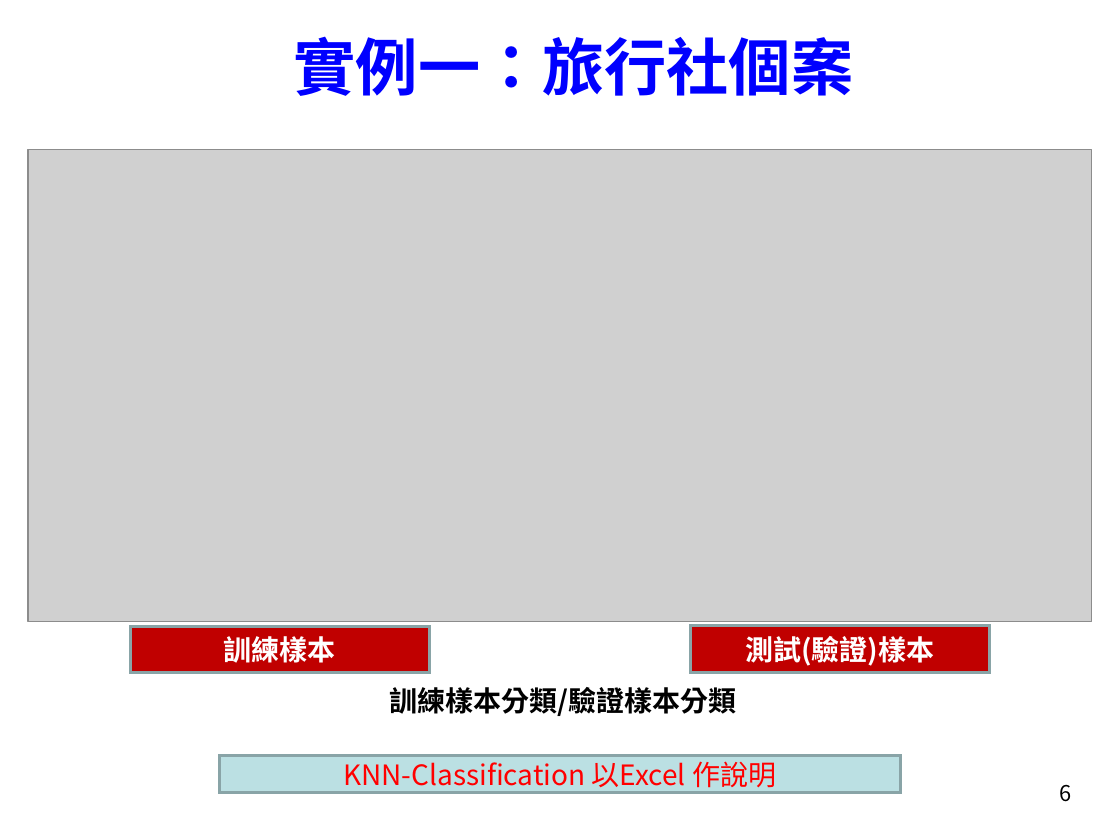
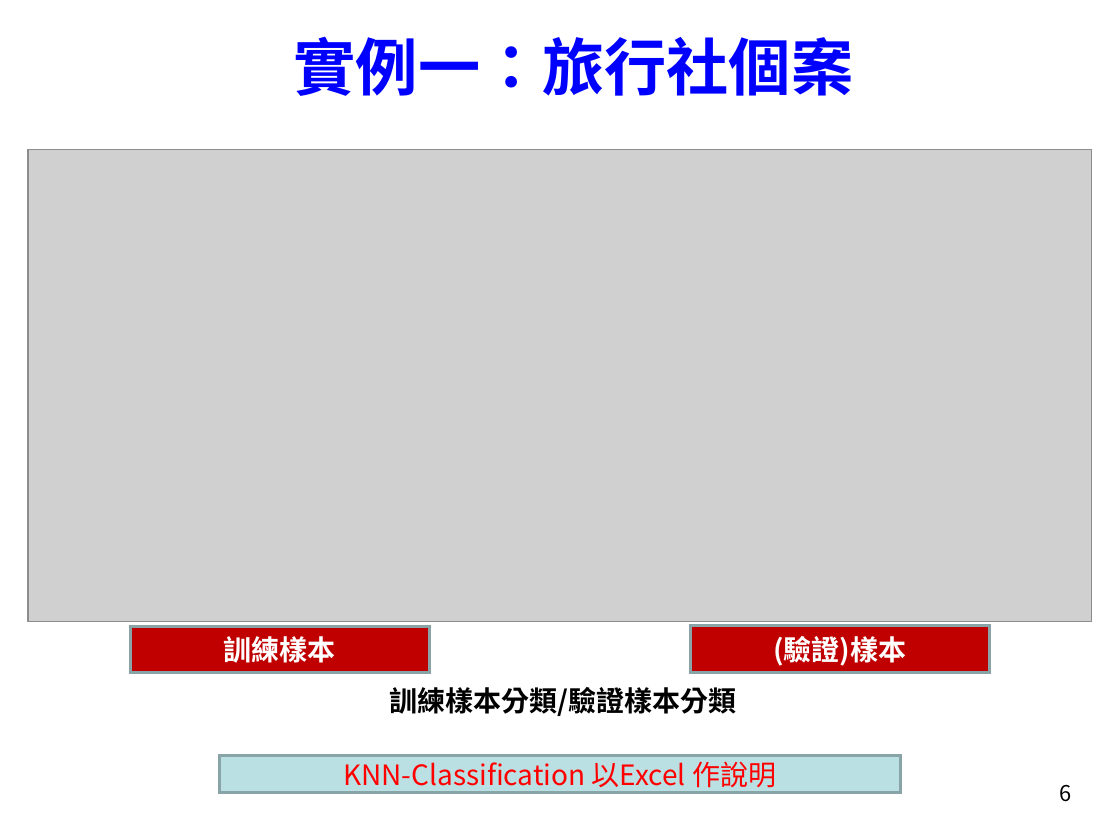
Before and after one commit to chih-chengwu/Data-Mining-MarkDown, a slide deck: slide 6 of 第7章_分類Classification_最近鄰居.ppt. Drawn at 1120x840 pixels with LibreOffice and Linux fonts; fonts in the diff are those of the drawing; grey boxes stand for pictures; background and template pictures are left out. Boxes give left, top, right and bottom in pixels: in the first picture for what was removed or moved away, otherwise in the second. Text is boxed around its words. In the diff, an @@ line names an element or a change of style, - is before the commit and + after.

```diff
--- a/第7章_分類Classification_最近鄰居.ppt
+++ b/第7章_分類Classification_最近鄰居.ppt
@@ text in rectangle at <box>773,636,906,666</box>: text changed @@
-測試(驗證)樣本
+(驗證)樣本
```
Also in this commit, not shown: 1 other slide changed.
